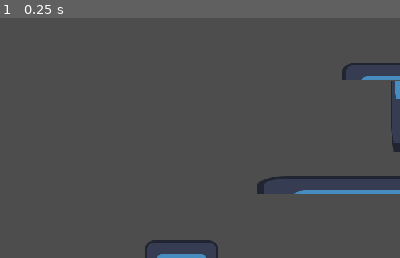
Above: before the commit, frame 1.
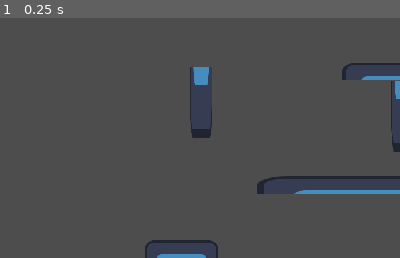
Above: after the commit, the same moment.

Repository: DeVelox/Niro
Game: Godot game, scene res://levels/lukaslevel.tscn
Two runs of this game, one before a commit and one after it. Both use one fixed random seed, a clock stepped at 60 frames per second and the inputs below. This scene is started directly instead of the project's main scene. The engine's default icon, where the game draws it, is replaced by a stand-in: a white triangle on a blue panel in a dark square.
Inputs:
- Up to frame 1 (0.25 s): no input
The pictures show only the part of the screen within x 10-60%, y 0-50%; the shares and areas given below are measured in that part.

The runs differ from the first frame. In frame 1, 0.5% of the frame differs, in the area x 47-53%, y 20-50%.

Commit message:
Updated lukaslevel
Added a wall so players can walljump to the top of the map.

Diff:
--- a/levels/lukaslevel.tscn
+++ b/levels/lukaslevel.tscn
@@ -178,3 +178,17 @@
 [node name="spike" parent="." instance=ExtResource("5_u1oqk")]
 position = Vector2(144, 454)
 scale = Vector2(4.12, 3.84)
+
+[node name="Wall5" type="CharacterBody2D" parent="." groups=["platforms"]]
+position = Vector2(241, 136)
+scale = Vector2(0.15154, -1.91897)
+collision_layer = 136
+collision_mask = 3
+
+[node name="Sprite2D" type="Sprite2D" parent="Wall5"]
+texture = ExtResource("1_olyet")
+region_enabled = true
+region_rect = Rect2(0, 0, 128, 32)
+
+[node name="CollisionShape2D" type="CollisionShape2D" parent="Wall5"]
+shape = SubResource("RectangleShape2D_nobot")
